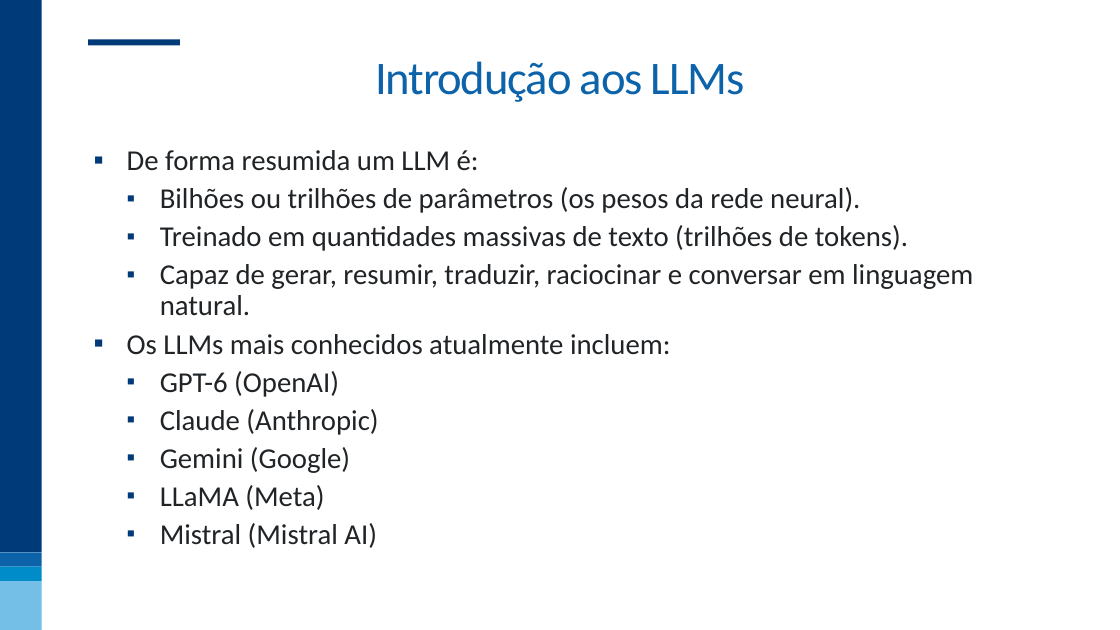
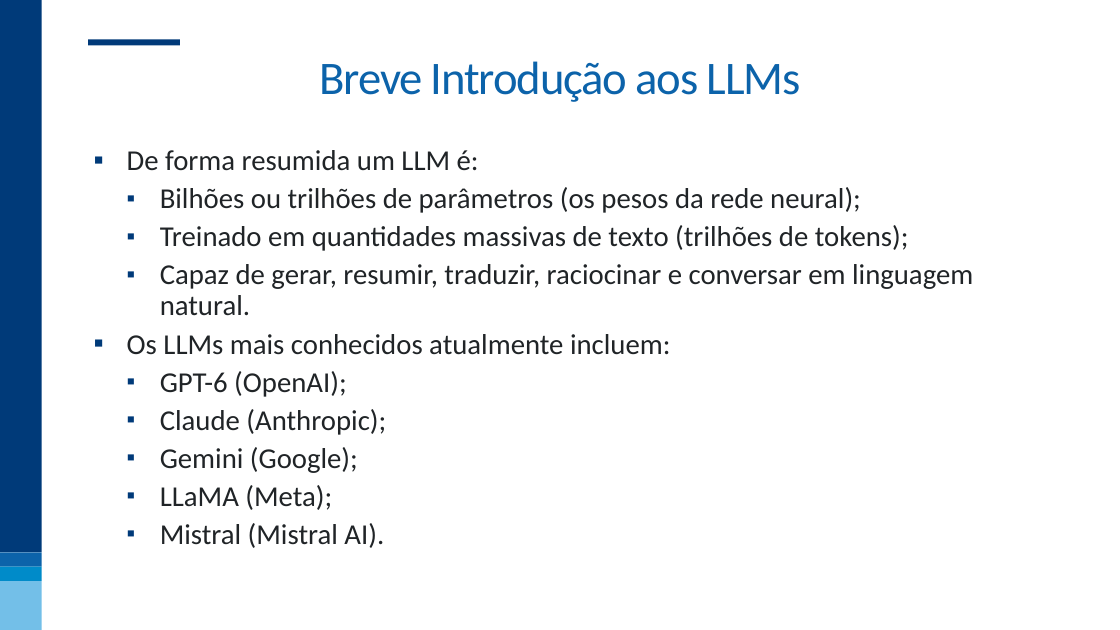
Before and after one commit to nogueira-cavalcante/fgv, a slide deck: slide 14 of MLOps e Versionamento/apresentações/02 - LLMOps e Versionamento.pptx. Drawn at 1120x630 pixels with LibreOffice and Linux fonts; fonts in the diff are those of the drawing; background and template pictures are left out. Boxes give left, top, right and bottom in pixels: in the first picture for what was removed or moved away, otherwise in the second. Text is boxed around its words. In the diff, an @@ line names an element or a change of style, - is before the commit and + after.

```diff
--- a/MLOps e Versionamento/apresentações/02 - LLMOps e Versionamento.pptx
+++ b/MLOps e Versionamento/apresentações/02 - LLMOps e Versionamento.pptx
@@ title at box(319, 61, 801, 102): text changed @@
-Introdução aos LLMs
+Breve Introdução aos LLMs
@@ text at box(160, 187, 909, 251): text changed @@
-  ▪ Bilhões ou trilhões de parâmetros (os pesos da rede neural).
-  ▪ Treinado em quantidades massivas de texto (trilhões de tokens).
+  ▪ Bilhões ou trilhões de parâmetros (os pesos da rede neural);
+  ▪ Treinado em quantidades massivas de texto (trilhões de tokens);
@@ text at box(160, 371, 386, 548): text changed @@
-  ▪ GPT-6 (OpenAI)
-  ▪ Claude (Anthropic)
-  ▪ Gemini (Google)
-  ▪ LLaMA (Meta)
-  ▪ Mistral (Mistral AI)
+  ▪ GPT-6 (OpenAI);
+  ▪ Claude (Anthropic);
+  ▪ Gemini (Google);
+  ▪ LLaMA (Meta);
+  ▪ Mistral (Mistral AI).
```
Also in this commit, not shown: 24 other slides changed.
